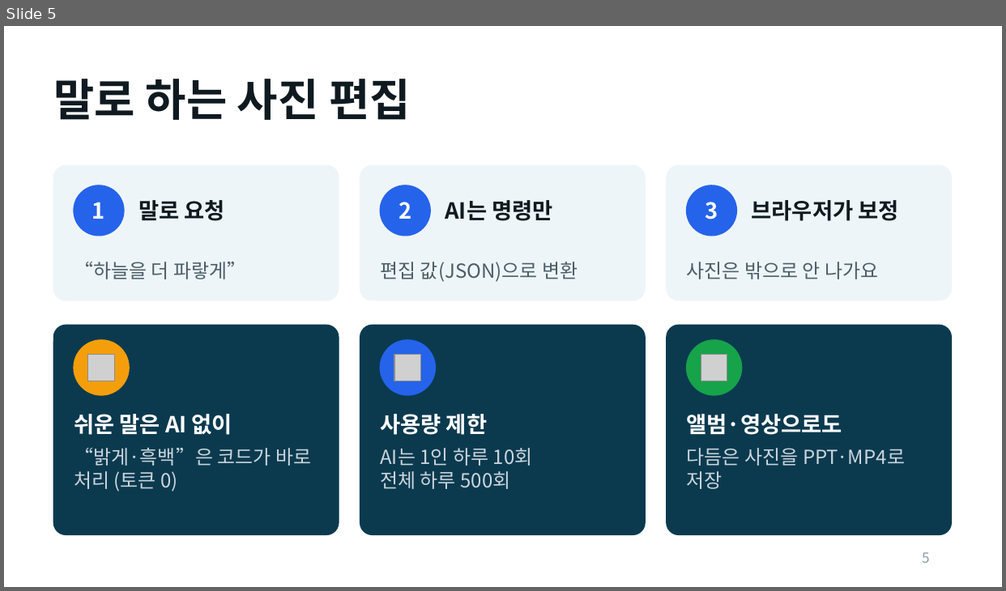
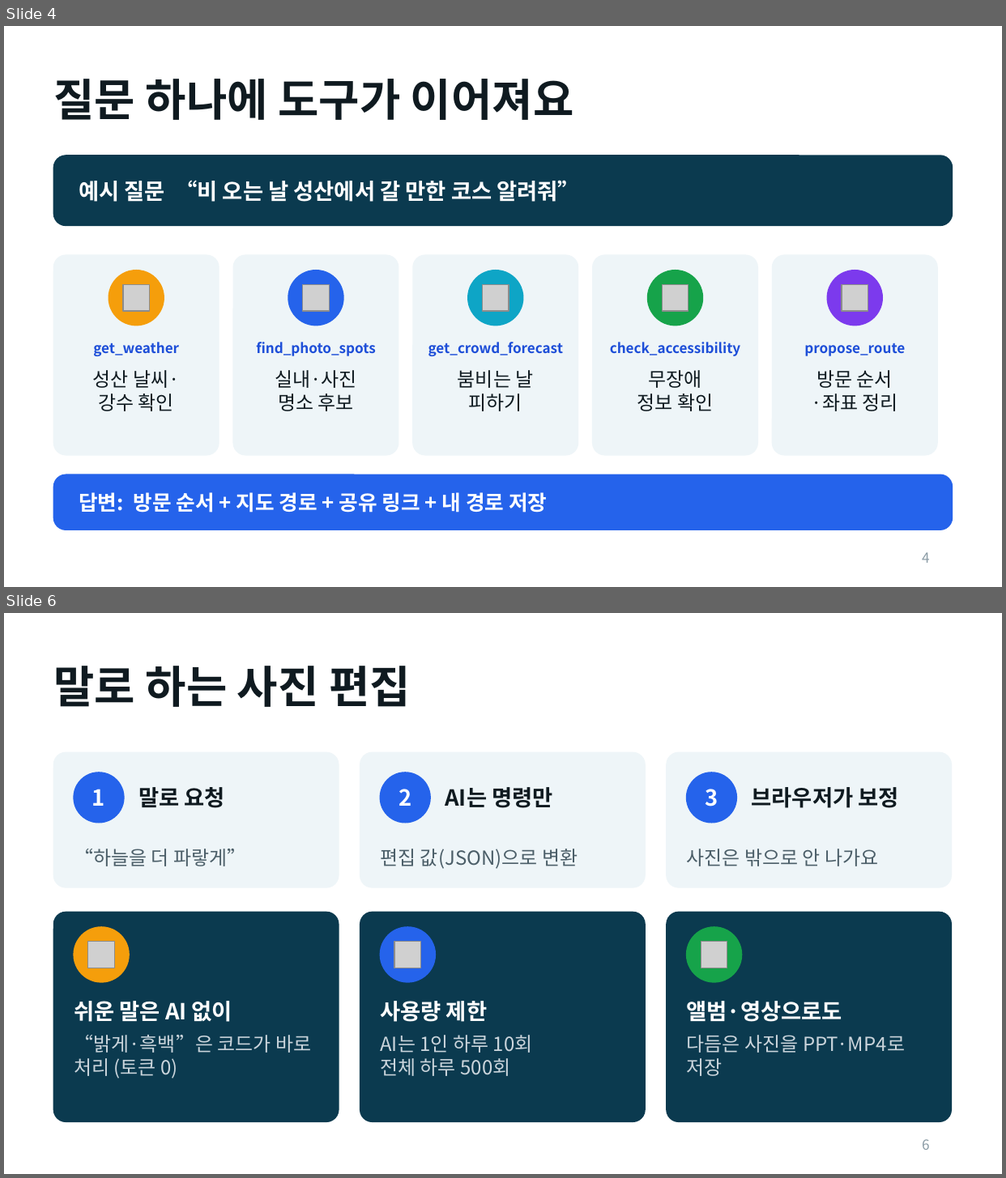
Before and after one commit to Yanghj3119/JNUproject, a slide deck: docs/제주픽-발표.pptx. Shown one above the other, each under a label of ours: slide 5 before the commit, slides 4 and 6 after it; the slides between them are not shown. The pictures are 1006x591 and 1006x1178 pixels, drawn with LibreOffice and Linux fonts; fonts in the diff are those of the drawing; grey boxes stand for pictures. Boxes give left, top, right and bottom in pixels: in the first picture for what was removed or moved away, otherwise in the second. Text is boxed around its words. In the diff, an @@ line names an element or a change of style, - is before the commit and + after.

```diff
--- a/docs/제주픽-발표.pptx
+++ b/docs/제주픽-발표.pptx
@@ slide 4 added at [4,26,1002,587], background #FFFFFF @@
@@ title added at [54,79,574,120], 32 pt, text #0F1A20, bold @@
+질문 하나에 도구가 이어져요
@@ rounded rectangle added at [54,156,952,225], fill #0B3A4F, outline #0B3A4F 1 pt @@
@@ text added at [79,180,580,202], 16 pt, text #FFFFFF, bold @@
+예시 질문 “비 오는 날 성산에서 갈 만한 코스 알려줘”
@@ rounded rectangle added at [54,255,219,455], fill #EEF5F8, outline #EEF5F8 1 pt @@
@@ rounded rectangle added at [233,255,398,455], fill #EEF5F8, outline #EEF5F8 1 pt @@
@@ rounded rectangle added at [413,255,577,455], fill #EEF5F8, outline #EEF5F8 1 pt @@
@@ rounded rectangle added at [593,255,757,455], fill #EEF5F8, outline #EEF5F8 1 pt @@
@@ rounded rectangle added at [773,255,937,455], fill #EEF5F8, outline #EEF5F8 1 pt @@
@@ ellipse added at [108,271,164,326], fill #F59E0B, outline #F59E0B 1 pt @@
@@ picture added at [123,284,149,310] @@
@@ ellipse added at [288,271,343,326], fill #2563EB, outline #2563EB 1 pt @@
@@ picture added at [302,284,328,310] @@
@@ ellipse added at [468,271,523,326], fill #0EA5C6, outline #0EA5C6 1 pt @@
@@ picture added at [482,284,508,310] @@
@@ ellipse added at [648,271,702,326], fill #16A34A, outline #16A34A 1 pt @@
@@ picture added at [662,284,688,310] @@
@@ ellipse added at [827,271,882,326], fill #7C3AED, outline #7C3AED 1 pt @@
@@ picture added at [842,284,867,310] @@
@@ text added at [93,342,179,356], 10 pt, text #1D4ED8, bold @@
+get_weather
@@ text added at [256,342,375,356], 10 pt, text #1D4ED8, bold @@
+find_photo_spots
@@ text added at [428,342,563,356], 10 pt, text #1D4ED8, bold @@
+get_crowd_forecast
@@ text added at [610,342,740,356], 10 pt, text #1D4ED8, bold @@
+check_accessibility
@@ text added at [804,344,905,356], 10 pt, text #1D4ED8, bold @@
+propose_route
@@ text added at [93,370,180,412], 14 pt, text #0F1A20 @@
+성산 날씨·
+강수 확인
@@ text added at [275,370,357,412], 14 pt, text #0F1A20 @@
+실내·사진
+명소 후보
@@ text added at [458,370,533,412], 14 pt, text #0F1A20 @@
+붐비는 날
+피하기
@@ text added at [637,370,713,412], 14 pt, text #0F1A20 @@
+무장애
+정보 확인
@@ text added at [812,370,898,412], 14 pt, text #0F1A20 @@
+방문 순서
+·좌표 정리
@@ rounded rectangle added at [54,475,952,530], fill #2563EB, outline #2563EB 1 pt @@
@@ text added at [79,493,547,513], 15 pt, text #FFFFFF, bold @@
+답변: 방문 순서 + 지도 경로 + 공유 링크 + 내 경로 저장
@@ page number added at [922,552,930,563], 10 pt, text #8A9BA5 @@
+4
@@ what was slide 5 is now slide 6 @@
@@ page number at [922,1139,930,1150]: text changed @@
-5
+6
```
Also in this commit, not shown: 3 slides changed, 3 other slides added, 3 slides removed, 1 other file.
